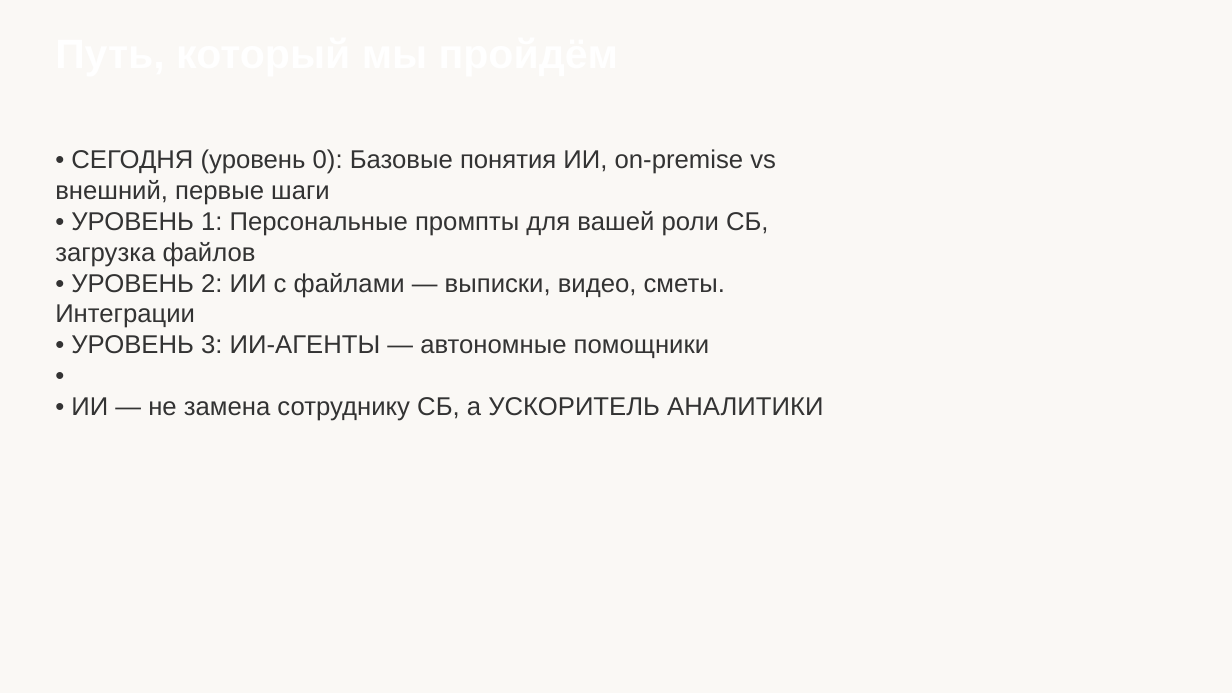
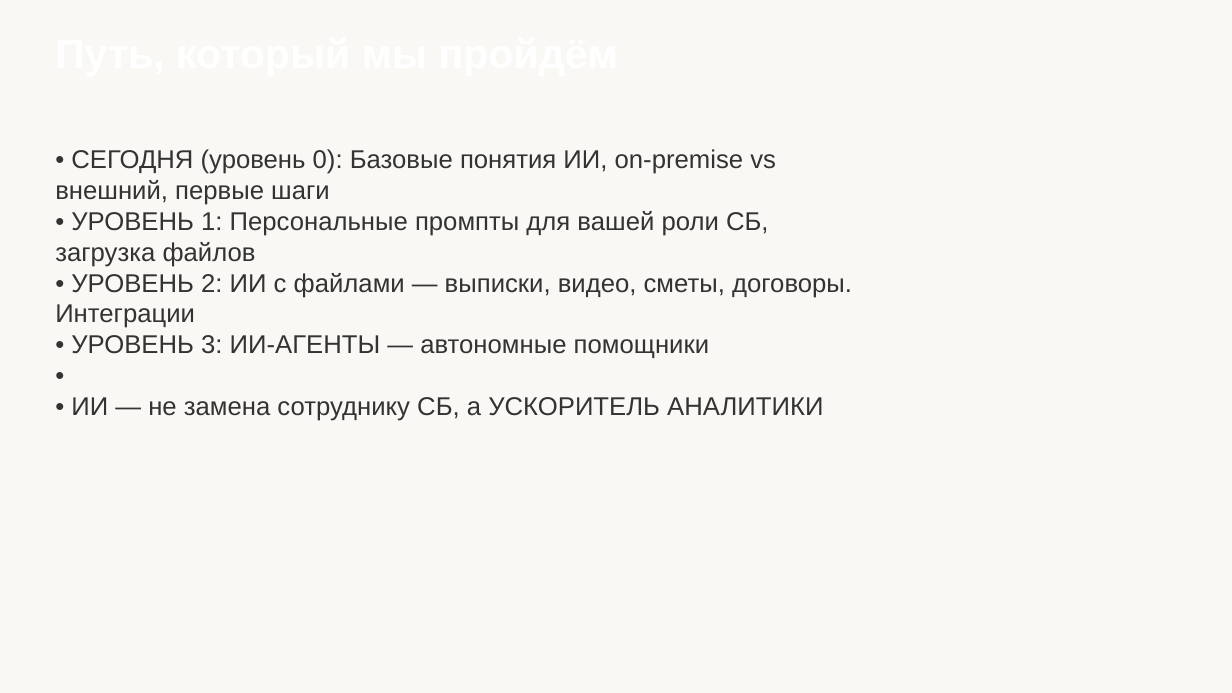
Before and after one commit to kimicito/delo-tech-skill, a slide deck: slide 2 of projects/ai-training-course/03-security/lesson-1-security.pptx. Drawn at 1232x693 pixels with LibreOffice and Linux fonts; fonts in the diff are those of the drawing. Boxes give left, top, right and bottom in pixels: in the first picture for what was removed or moved away, otherwise in the second. Text is boxed around its words. In the diff, an @@ line names an element or a change of style, - is before the commit and + after.

```diff
--- a/projects/ai-training-course/03-security/lesson-1-security.pptx
+++ b/projects/ai-training-course/03-security/lesson-1-security.pptx
@@ text at [55,149,852,421]: text changed @@
-• СЕГОДНЯ (уровень 0): Базовые понятия ИИ, on-premise vs внешний, первые шаги
-• УРОВЕНЬ 1: Персональные промпты для вашей роли СБ, загрузка файлов
-• УРОВЕНЬ 2: ИИ с файлами — выписки, видео, сметы. Интеграции
-• УРОВЕНЬ 3: ИИ-АГЕНТЫ — автономные помощники
-•
-• ИИ — не замена сотруднику СБ, а УСКОРИТЕЛЬ АНАЛИТИКИ
+• СЕГОДНЯ (уровень 0): Базовые понятия ИИ, on-premise vs внешний, первые шаги
+• УРОВЕНЬ 1: Персональные промпты для вашей роли СБ, загрузка файлов
+• УРОВЕНЬ 2: ИИ с файлами — выписки, видео, сметы, договоры. Интеграции
+• УРОВЕНЬ 3: ИИ-АГЕНТЫ — автономные помощники
+•
+• ИИ — не замена сотруднику СБ, а УСКОРИТЕЛЬ АНАЛИТИКИ
```
Also in this commit, not shown: 9 other slides changed, 2 other files.
